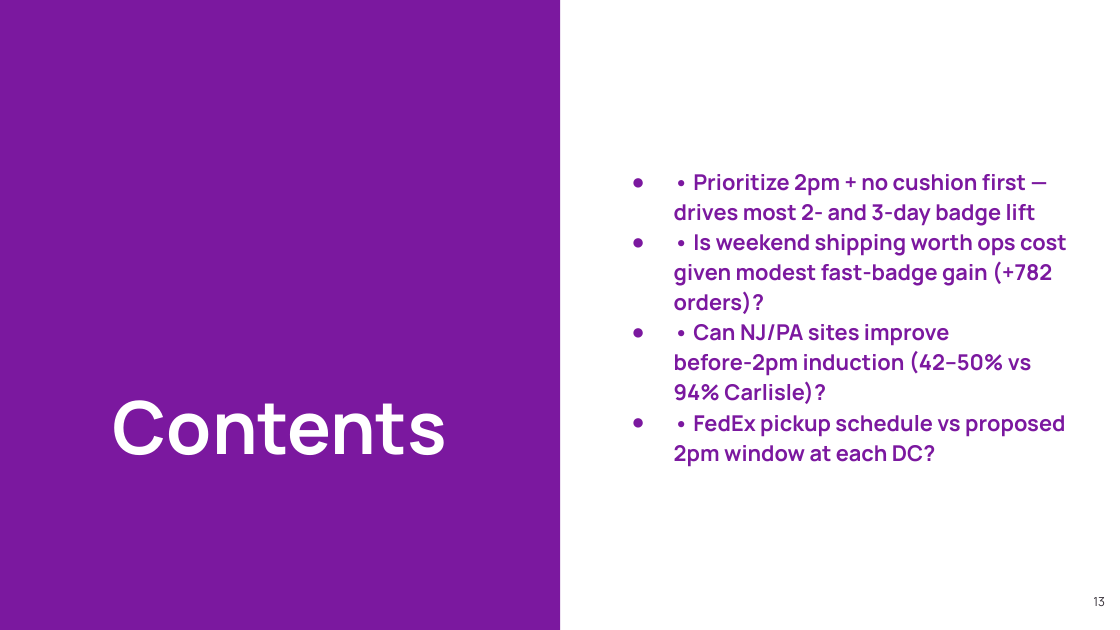
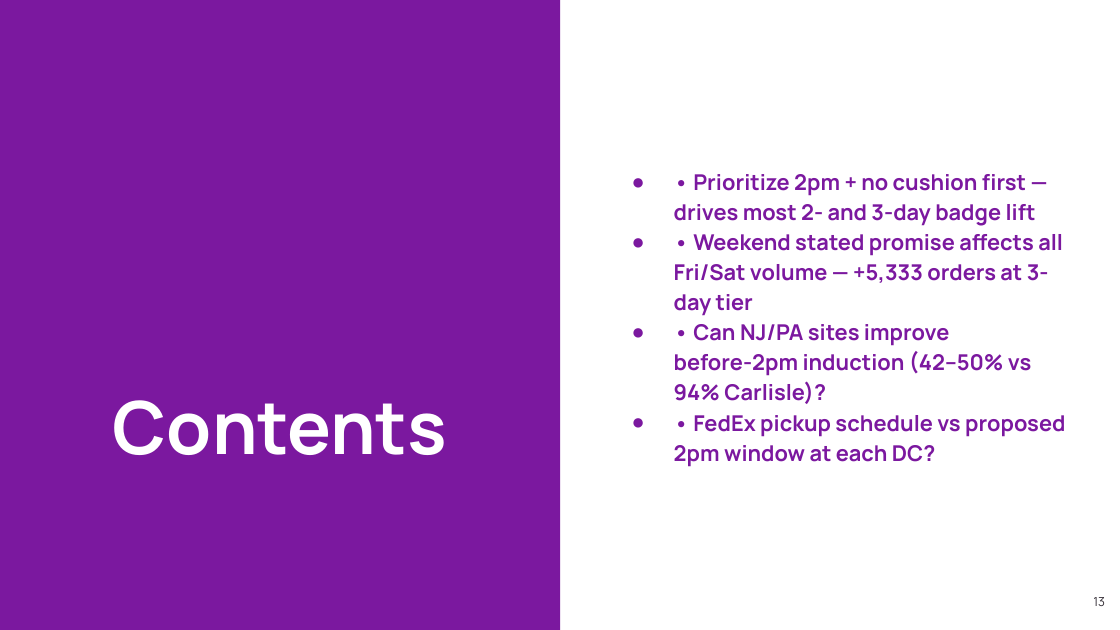
Before and after one commit to et844p/O2S, a slide deck: slide 13 of output/safavieh/Safavieh_CEO_June_MSBD.pptx. Drawn at 1120x630 pixels with LibreOffice and Linux fonts; fonts in the diff are those of the drawing; background and template pictures are left out. Boxes give left, top, right and bottom in pixels: in the first picture for what was removed or moved away, otherwise in the second. Text is boxed around its words. In the diff, an @@ line names an element or a change of style, - is before the commit and + after.

```diff
--- a/output/safavieh/Safavieh_CEO_June_MSBD.pptx
+++ b/output/safavieh/Safavieh_CEO_June_MSBD.pptx
@@ text at <box>674,234,1063,316</box>: text changed @@
-● • Is weekend shipping worth ops cost given modest fast-badge gain (+782 orders)?
+● • Weekend stated promise affects all Fri/Sat volume — +5,333 orders at 3-day tier
```
Also in this commit, not shown: 2 other slides changed, 18 other files.
